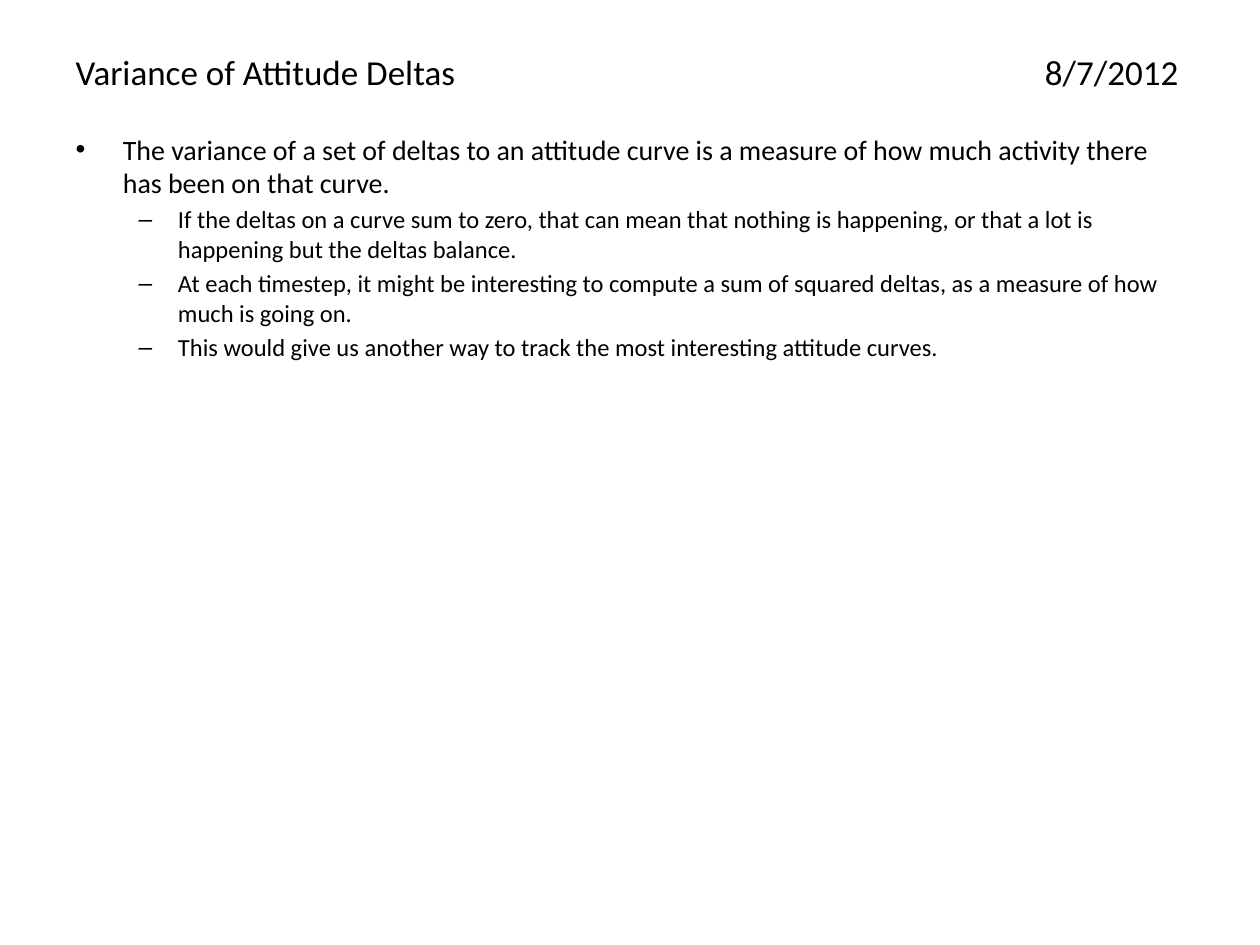
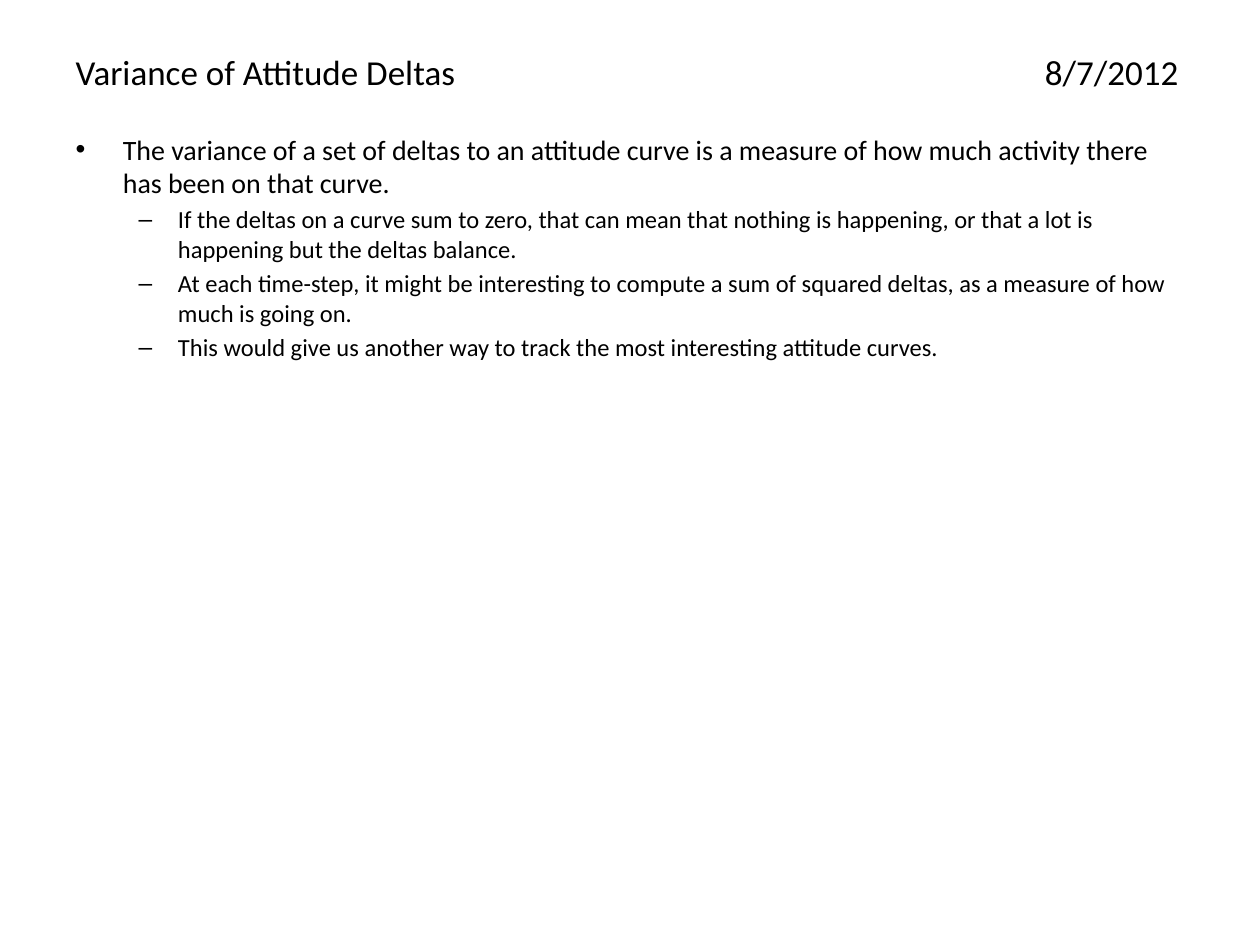
Before and after one commit to AthenaModel/athena-legacy, a slide deck: slide 44 of docs/dev/ideas.pptx (slide 39 before the commit). Drawn at 1260x945 pixels with LibreOffice and Linux fonts; fonts in the diff are those of the drawing. Boxes give left, top, right and bottom in pixels: in the first picture for what was removed or moved away, otherwise in the second. Text is boxed around its words. In the diff, an @@ line names an element or a change of style, - is before the commit and + after.

```diff
--- a/docs/dev/ideas.pptx
+++ b/docs/dev/ideas.pptx
@@ text at box(178, 275, 1164, 327): text changed @@
-  – At each timestep, it might be interesting to compute a sum of squared deltas, as a measure of how much is going on.
+  – At each time-step, it might be interesting to compute a sum of squared deltas, as a measure of how much is going on.
```
Also in this commit, not shown: 2 other slides changed, 8 slides added, 2 slides removed.
